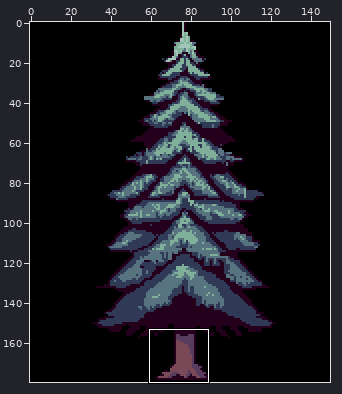
Two versions of one sprite sheet, data/images/tiles/large_decor/06.png. The first picture is a wide view before the edit; the outline marks the close-up.
Close-up. The starting point:
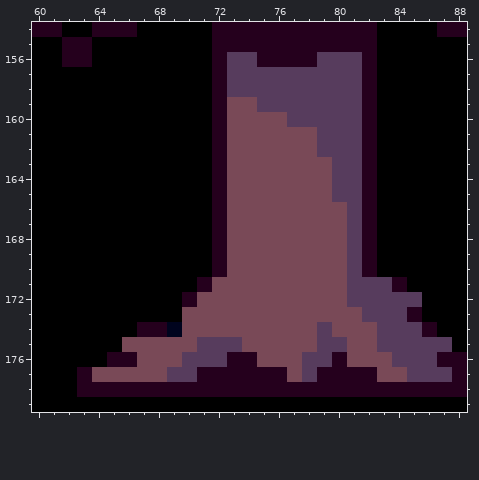
The file is 150x180 pixels. Colours within 5 levels of each other are drawn and written as one. Shown: x 60..88, y 154..179. The commit also changed other parts of the picture, which this record leaves out.
The result:
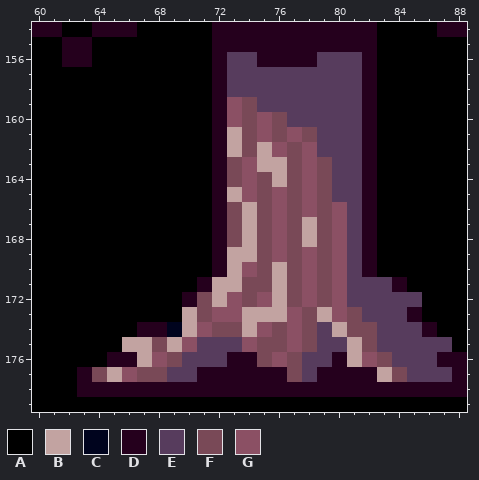
Palette (. is transparent): A #000000  B #c2a3a1  C #00041e  D #25001d  E #573c5d  F #794957  G #8b5064
Change:
Colour B replaces colour F in row 161 at x 73; in row 162 at x 73 and 75; in row 163 at x 75 to 76; in row 164 at x 76; in row 165 at x 73; in row 166 at x 74.
Colour B replaces colour F in rows 167 to 168 at x 74 and 78; in row 169 at x 73 to 74; in row 170 at x 73 and 76; in row 171 at x 72 to 73 and 76; in row 172 at x 72 and 76; in row 173 at x 70, 74 to 76 and 79.
Colour B replaces colour F in row 174 at x 70, 74 and 80; in row 175 at x 66 to 67, 69 and 81; in row 176 at x 67 and 81; in row 177 at x 65 and 83.
Colour G replaces colour F in row 159 at x 73; in row 160 at x 73 and 75; in row 161 at x 75 and 77; in row 162 at x 76 and 78; in rows 163 to 164 at x 74 and 78; in row 165 at x 74, 76 and 78.
Colour G replaces colour F in row 166 at x 76, 78 and 80; in rows 167 to 168 at x 76 and 80; in row 169 at x 76, 78 and 80; in row 170 at x 74, 78 and 80; in row 171 at x 78 and 80; in row 172 at x 73, 75, 78 and 80.
Colour G replaces colour F in row 173 at x 72 to 73, 77 and 80; in row 174 at x 71, 75 and 77; in row 175 at x 70, 74 and 77; in row 176 at x 68, 76 and 82; in row 177 at x 66.
